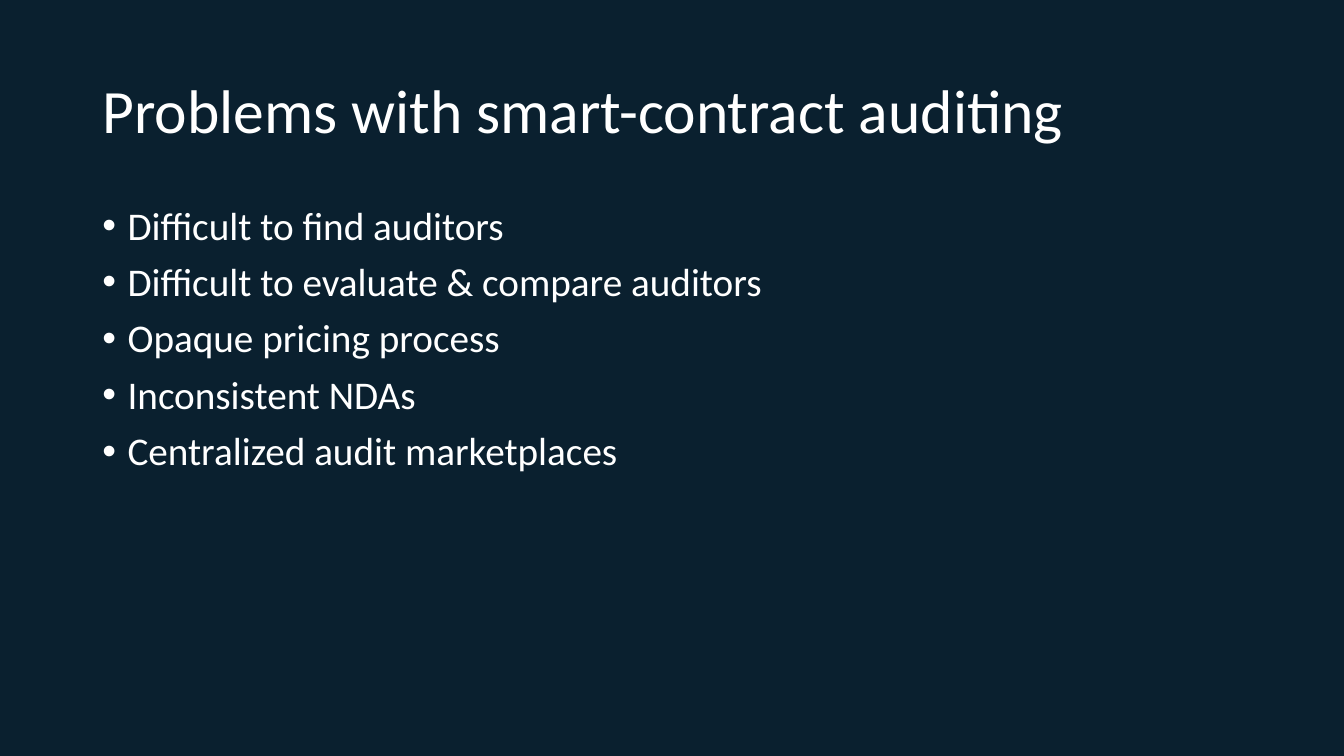
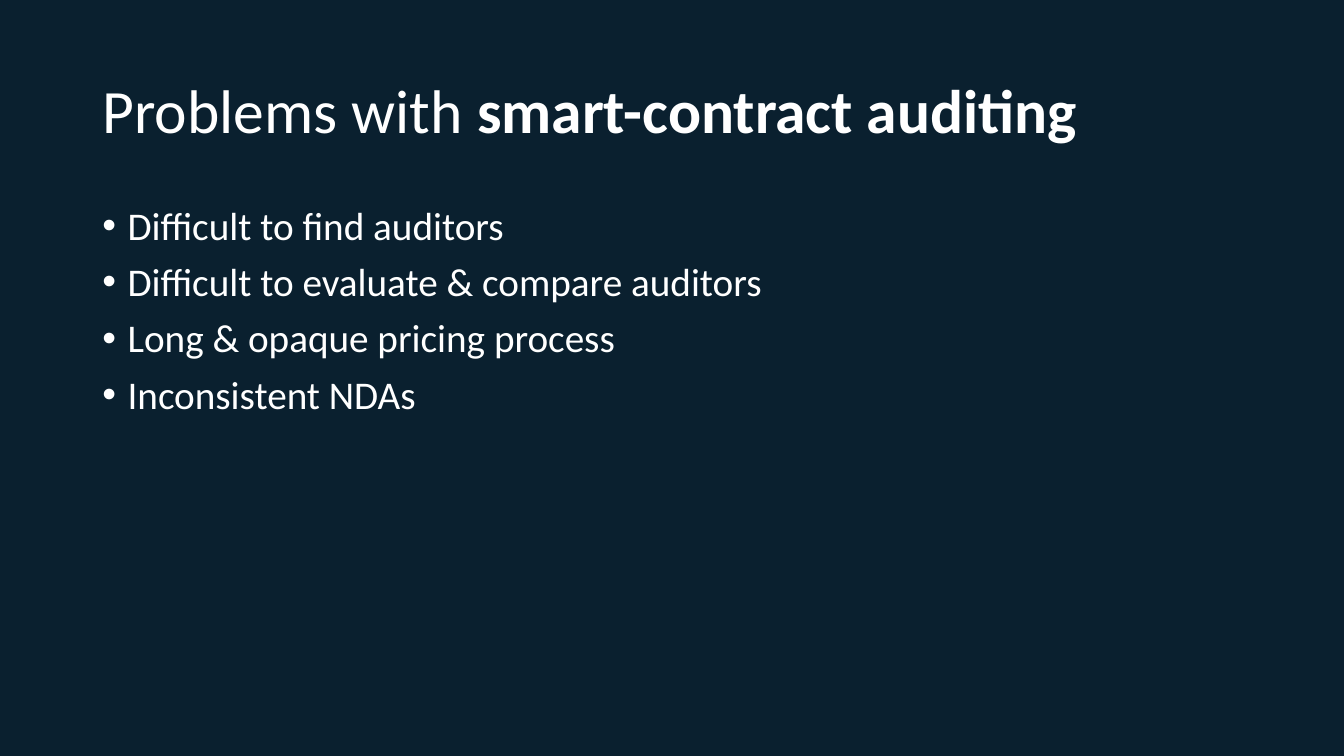
Before and after one commit to sgraphics/0xleague, a slide deck: slide 2 of Static/ProblemDescription.pptx. Drawn at 1344x756 pixels with LibreOffice and Linux fonts; fonts in the diff are those of the drawing. Boxes give left, top, right and bottom in pixels: in the first picture for what was removed or moved away, otherwise in the second. Text is boxed around its words. In the diff, an @@ line names an element or a change of style, - is before the commit and + after.

```diff
--- a/Static/ProblemDescription.pptx
+++ b/Static/ProblemDescription.pptx
@@ title "Problems with smart-contract auditing" at bbox=[102, 89, 1077, 144]: bold on in "smart-contract auditing" @@
@@ text at bbox=[128, 325, 615, 359]: text changed @@
-• Opaque pricing process
+• Long & opaque pricing process
@@ text at bbox=[128, 437, 617, 472]: paragraph removed @@
-• Centralized audit marketplaces
```
Also in this commit, not shown: 1 other slide changed, 3 slides added, 1 other file.
